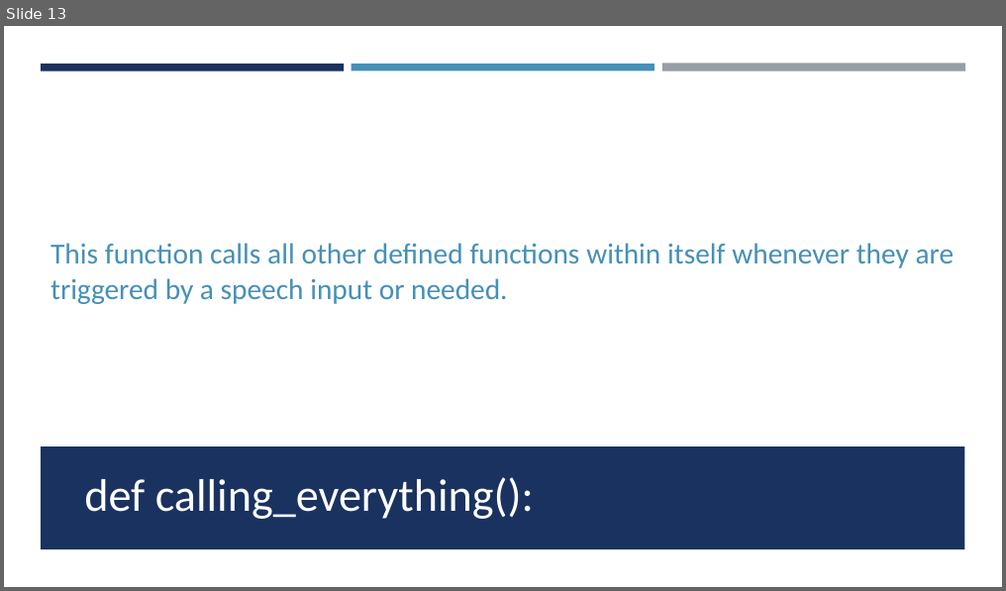
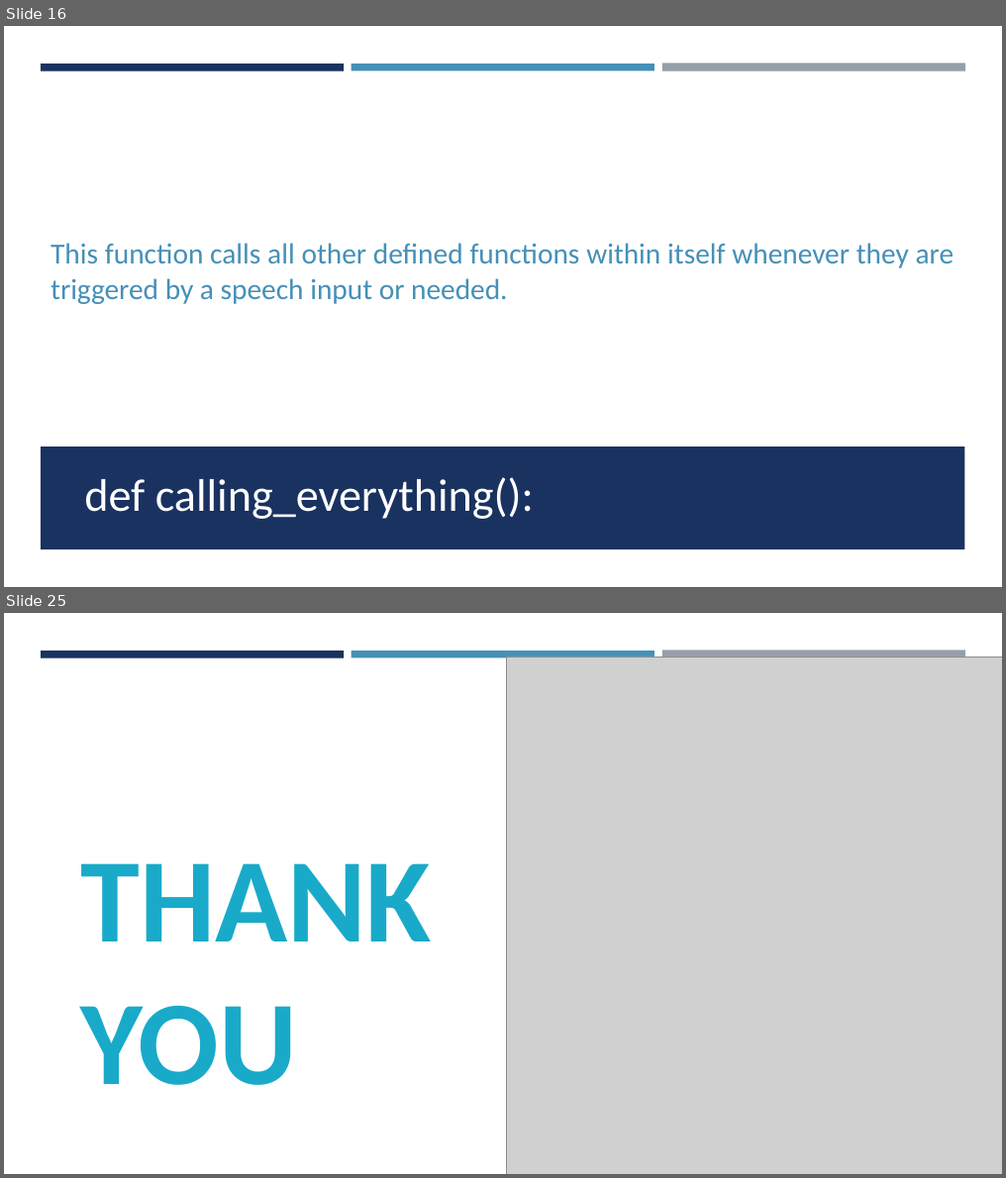
Before and after one commit to GopalSharma16/BROTHER-The-A.I., a slide deck: BROTHER.pptx. Shown one above the other, each under a label of ours: slide 13 before the commit, slides 16 and 25 after it; the slides between them are not shown. The pictures are 1006x591 and 1006x1178 pixels, drawn with LibreOffice and Linux fonts; fonts in the diff are those of the drawing; grey boxes stand for pictures. Boxes give left, top, right and bottom in pixels: in the first picture for what was removed or moved away, otherwise in the second. Text is boxed around its words. In the diff, an @@ line names an element or a change of style, - is before the commit and + after.

```diff
--- a/BROTHER.pptx
+++ b/BROTHER.pptx
@@ slide 25 added at bbox=[4, 613, 1002, 1174], background #FFFFFF @@
@@ rectangle added at bbox=[41, 651, 344, 658], fill #1A3260 @@
@@ rectangle added at bbox=[351, 651, 654, 658], fill #4590B8 @@
@@ picture added at bbox=[506, 657, 1002, 1174] @@
@@ rectangle added at bbox=[662, 651, 965, 659], fill #969FA7 @@
@@ text added at bbox=[80, 863, 431, 1085], 115 pt, text gradient #19AAC9 to #132547, bold @@
+THANK YOU
@@ title added at bbox=[12, 1012, 276, 1085], 66 pt, text #FFFFFF @@
+BROTHER
@@ what was slide 13 is now slide 16 @@
```
Also in this commit, not shown: 1 slide changed, 11 other slides added.
